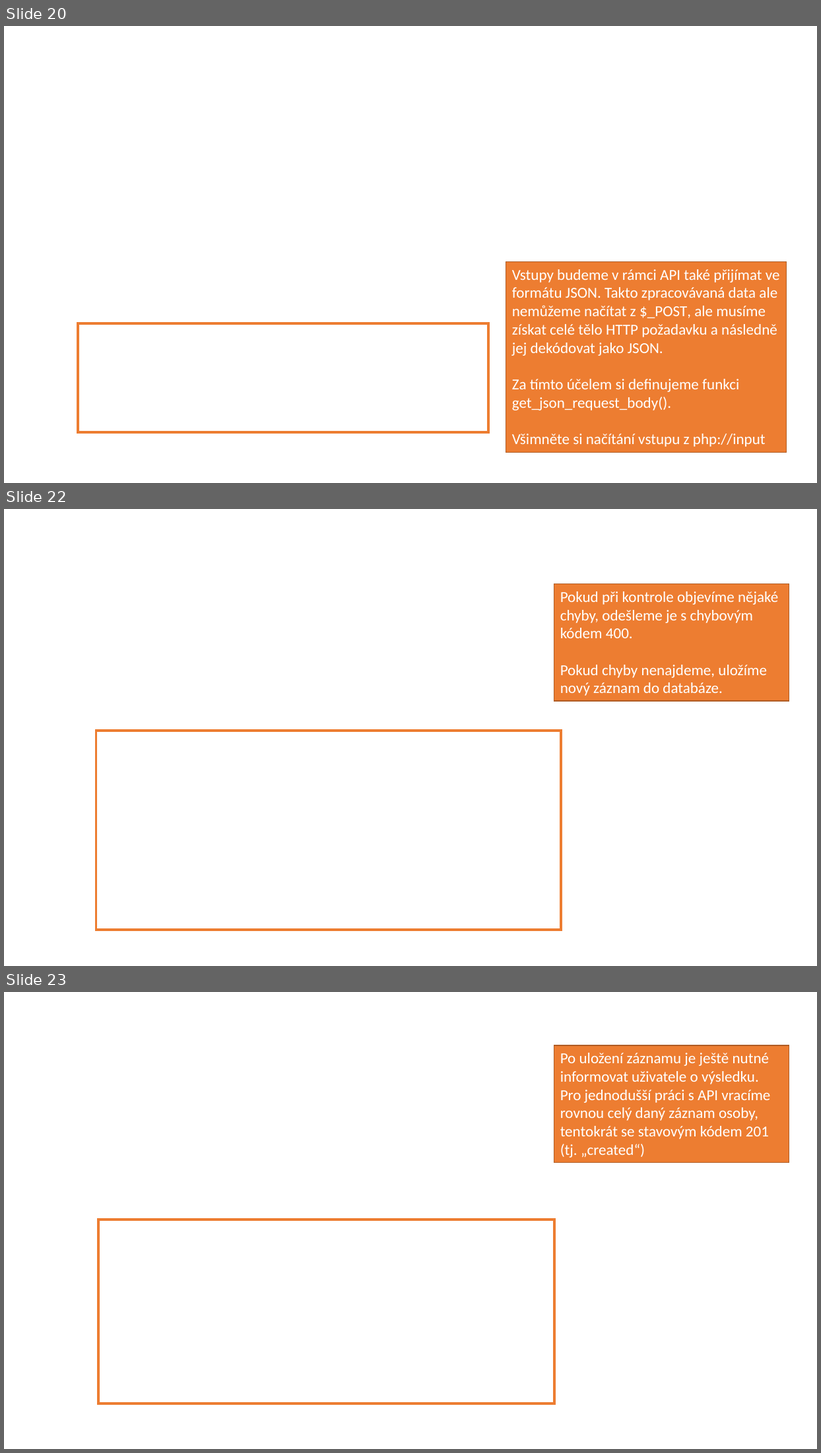
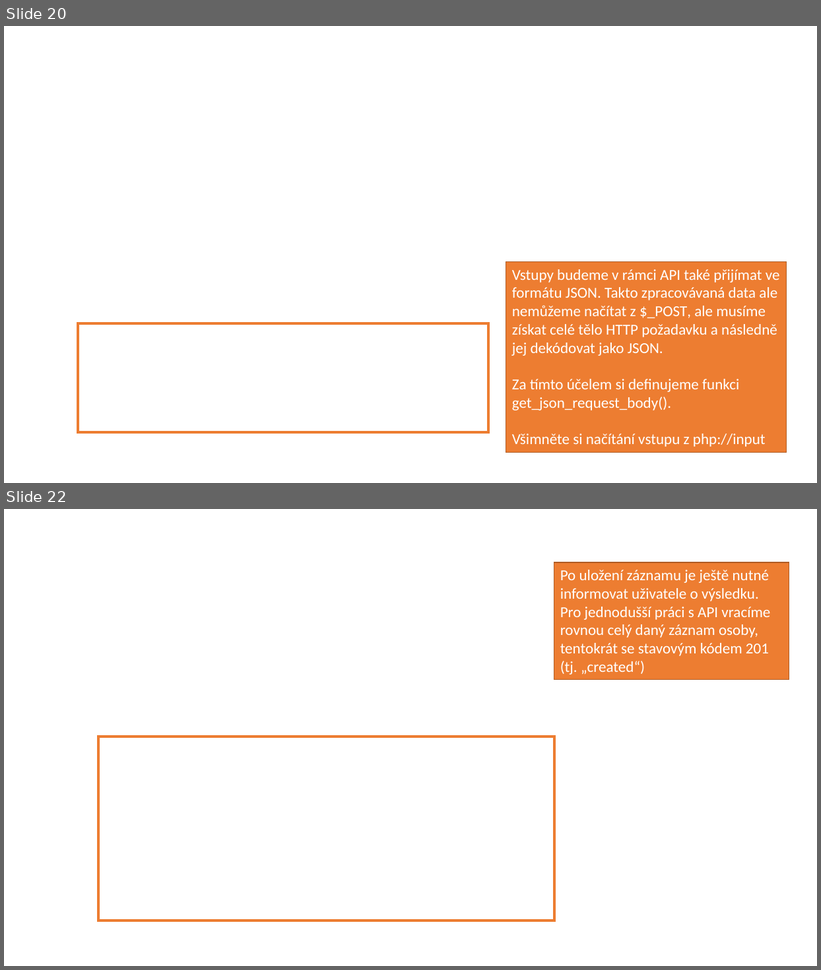
Before and after one commit to 4iz278/cviceni, a slide deck: 15-rest-api/15-api-persons/prezentace-postup-vyvoje-rest-api.pptx. Shown one above the other, each under a label of ours: slides 20, 22 and 23 before the commit, slides 20 and 22 after it; the slides between them are not shown. The pictures are 821x1453 and 821x970 pixels, drawn with LibreOffice and Linux fonts; fonts in the diff are those of the drawing; background and template pictures are left out. Boxes give left, top, right and bottom in pixels: in the first picture for what was removed or moved away, otherwise in the second. Text is boxed around its words. In the diff, an @@ line names an element or a change of style, - is before the commit and + after.

```diff
--- a/15-rest-api/15-api-persons/prezentace-postup-vyvoje-rest-api.pptx
+++ b/15-rest-api/15-api-persons/prezentace-postup-vyvoje-rest-api.pptx
@@ slide 22 removed at box(4, 509, 817, 966), background picture (left out) @@
@@ rectangle removed at box(554, 584, 789, 701) @@
-Pokud při kontrole objevíme nějaké chyby, odešleme je s chybovým kódem 400.
-Pokud chyby nenajdeme, uložíme nový záznam do databáze.
@@ rectangle removed at box(96, 730, 562, 930) @@
@@ what was slide 23 is now slide 22 @@
```
Also in this commit, not shown: 3 slides changed, 3 slides added, 24 other files.
